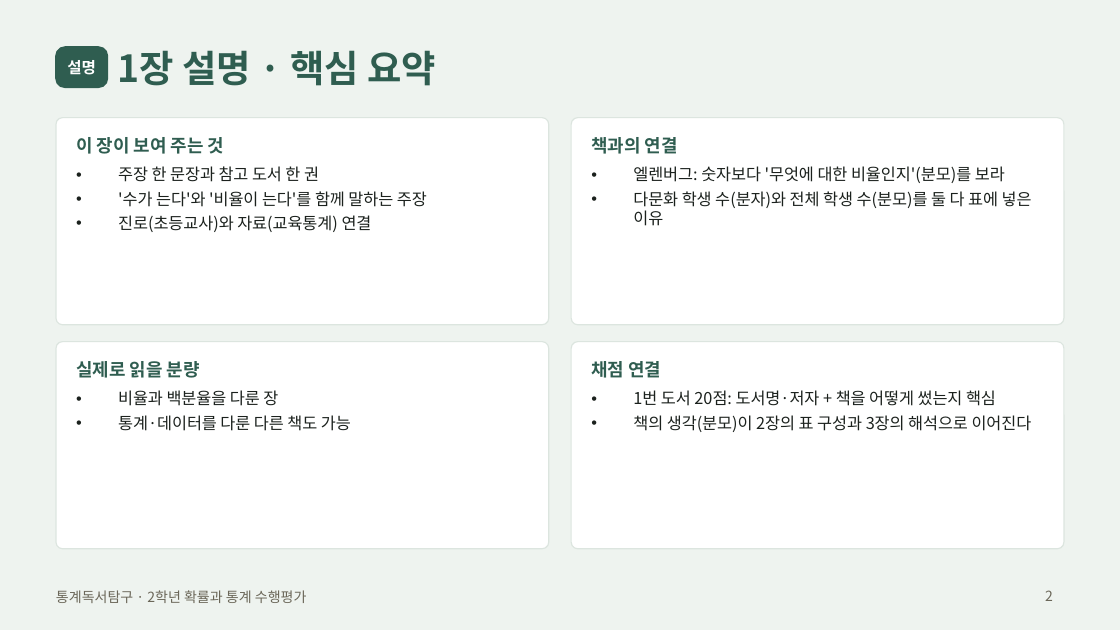
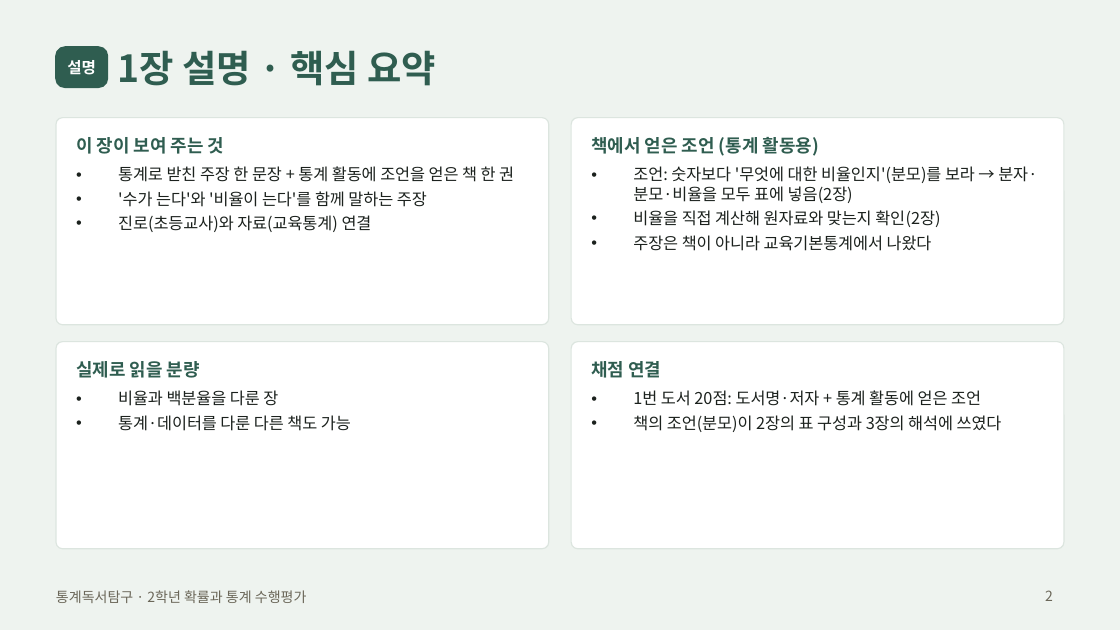
Before and after one commit to jaegeunsongsong/autobot, a slide deck: slide 2 of docs/2026-2학기-통계독서탐구-수행평가/발표예시-교육.pptx. Drawn at 1120x630 pixels with LibreOffice and Linux fonts; fonts in the diff are those of the drawing. Boxes give left, top, right and bottom in pixels: in the first picture for what was removed or moved away, otherwise in the second. Text is boxed around its words. In the diff, an @@ line names an element or a change of style, - is before the commit and + after.

```diff
--- a/docs/2026-2학기-통계독서탐구-수행평가/발표예시-교육.pptx
+++ b/docs/2026-2학기-통계독서탐구-수행평가/발표예시-교육.pptx
@@ text at bbox=[591, 137, 819, 156]: text changed @@
-책과의 연결
+책에서 얻은 조언 (통계 활동용)
@@ text at bbox=[118, 166, 514, 182]: text changed @@
-• 주장 한 문장과 참고 도서 한 권
+• 통계로 받친 주장 한 문장 + 통계 활동에 조언을 얻은 책 한 권
@@ text at bbox=[633, 166, 1037, 251]: text changed @@
-• 엘렌버그: 숫자보다 '무엇에 대한 비율인지'(분모)를 보라
-• 다문화 학생 수(분자)와 전체 학생 수(분모)를 둘 다 표에 넣은 이유
+• 조언: 숫자보다 '무엇에 대한 비율인지'(분모)를 보라 → 분자·분모·비율을 모두 표에 넣음(2장)
+• 비율을 직접 계산해 원자료와 맞는지 확인(2장)
+• 주장은 책이 아니라 교육기본통계에서 나왔다
@@ text at bbox=[633, 390, 1002, 432]: text changed @@
-• 1번 도서 20점: 도서명·저자 + 책을 어떻게 썼는지 핵심
-• 책의 생각(분모)이 2장의 표 구성과 3장의 해석으로 이어진다
+• 1번 도서 20점: 도서명·저자 + 통계 활동에 얻은 조언
+• 책의 조언(분모)이 2장의 표 구성과 3장의 해석에 쓰였다
```
Also in this commit, not shown: 1 other slide changed, 13 other files.
